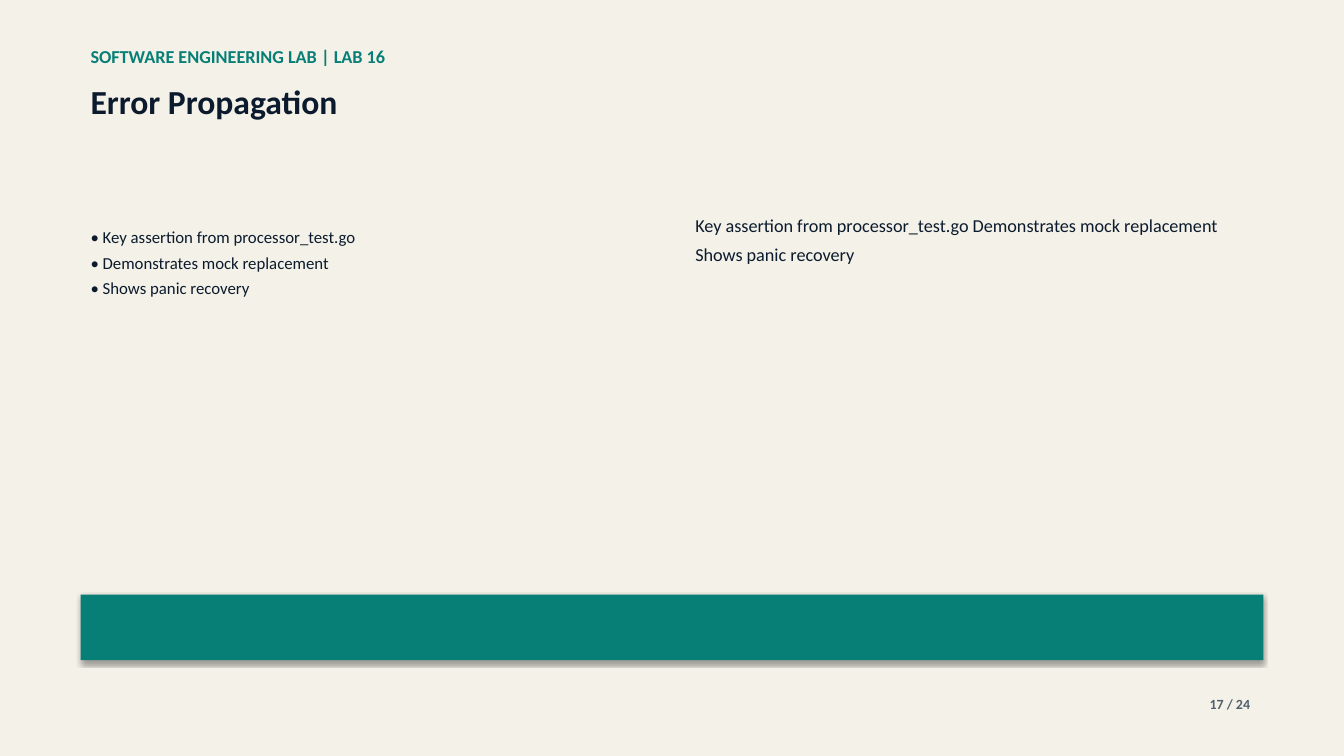
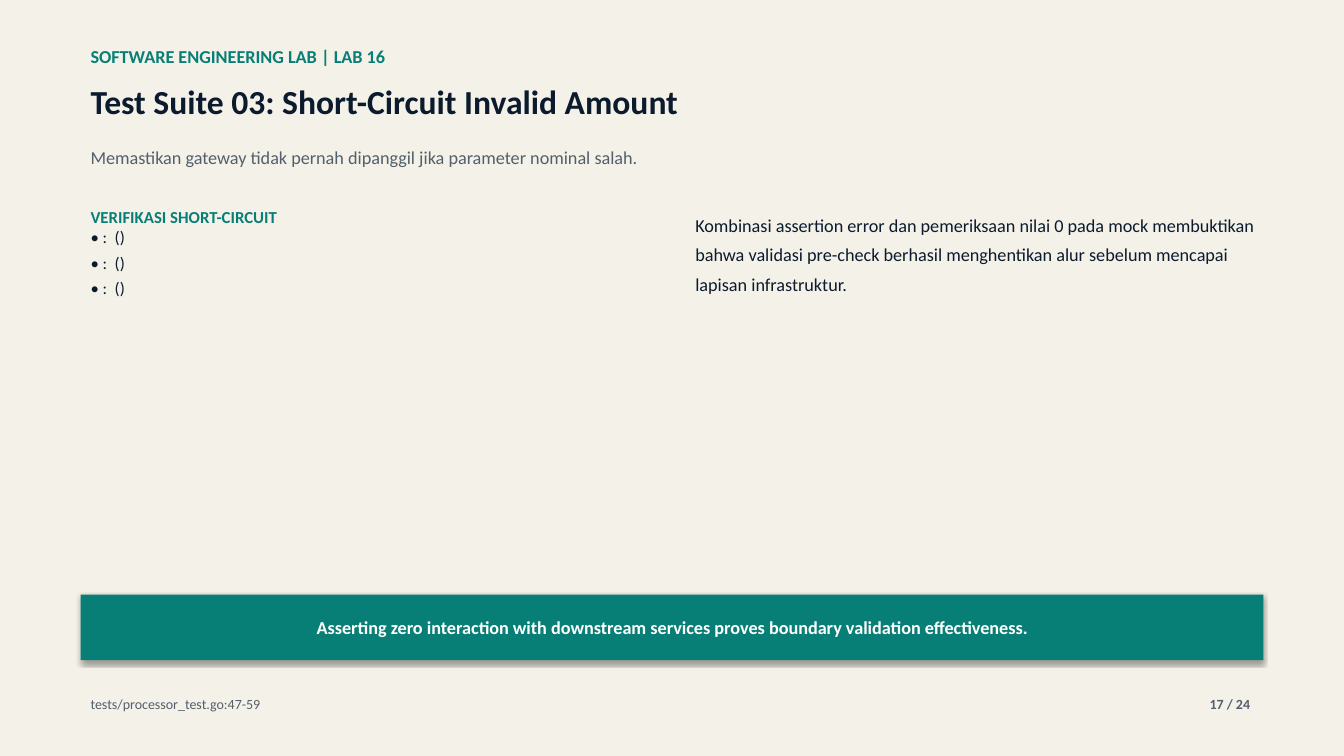
Before and after one commit to lukman-ss/software-engineering-lab, a slide deck: slide 17 of labs/16-dependency-injection/result/linkedin/lab-16-dependency-injection-carousel.pptx. Drawn at 1344x756 pixels with LibreOffice and Linux fonts; fonts in the diff are those of the drawing. Boxes give left, top, right and bottom in pixels: in the first picture for what was removed or moved away, otherwise in the second. Text is boxed around its words. In the diff, an @@ line names an element or a change of style, - is before the commit and + after.

```diff
--- a/labs/16-dependency-injection/result/linkedin/lab-16-dependency-injection-carousel.pptx
+++ b/labs/16-dependency-injection/result/linkedin/lab-16-dependency-injection-carousel.pptx
@@ text at (91, 90, 678, 115): text changed @@
-Error Propagation
+Test Suite 03: Short-Circuit Invalid Amount
@@ text added at (91, 151, 638, 167), 13 pt, text #52606B @@
+Memastikan gateway tidak pernah dipanggil jika parameter nominal salah.
@@ text at (91, 212, 277, 223): text changed; text colour #0B1B2D to #087F76; bold on @@
-• Key assertion from processor_test.go
-• Demonstrates mock replacement
-• Shows panic recovery
+VERIFIKASI SHORT-CIRCUIT
+• : ()
+• : ()
+• : ()
@@ text at (695, 219, 1254, 294): text changed @@
-Key assertion from processor_test.go Demonstrates mock replacement Shows panic recovery
+Kombinasi assertion error dan pemeriksaan nilai 0 pada mock membuktikan bahwa validasi pre-check berhasil menghentikan alur sebelum mencapai lapisan infrastruktur.
@@ text in rectangle at (317, 621, 1028, 637): text added @@
+Asserting zero interaction with downstream services proves boundary validation effectiveness.
@@ text added at (91, 699, 261, 712), 10 pt, text #52606B @@
+tests/processor_test.go:47-59
```
Also in this commit, not shown: 16 other slides changed, 7 slides added, 7 slides removed, 7 other files.
